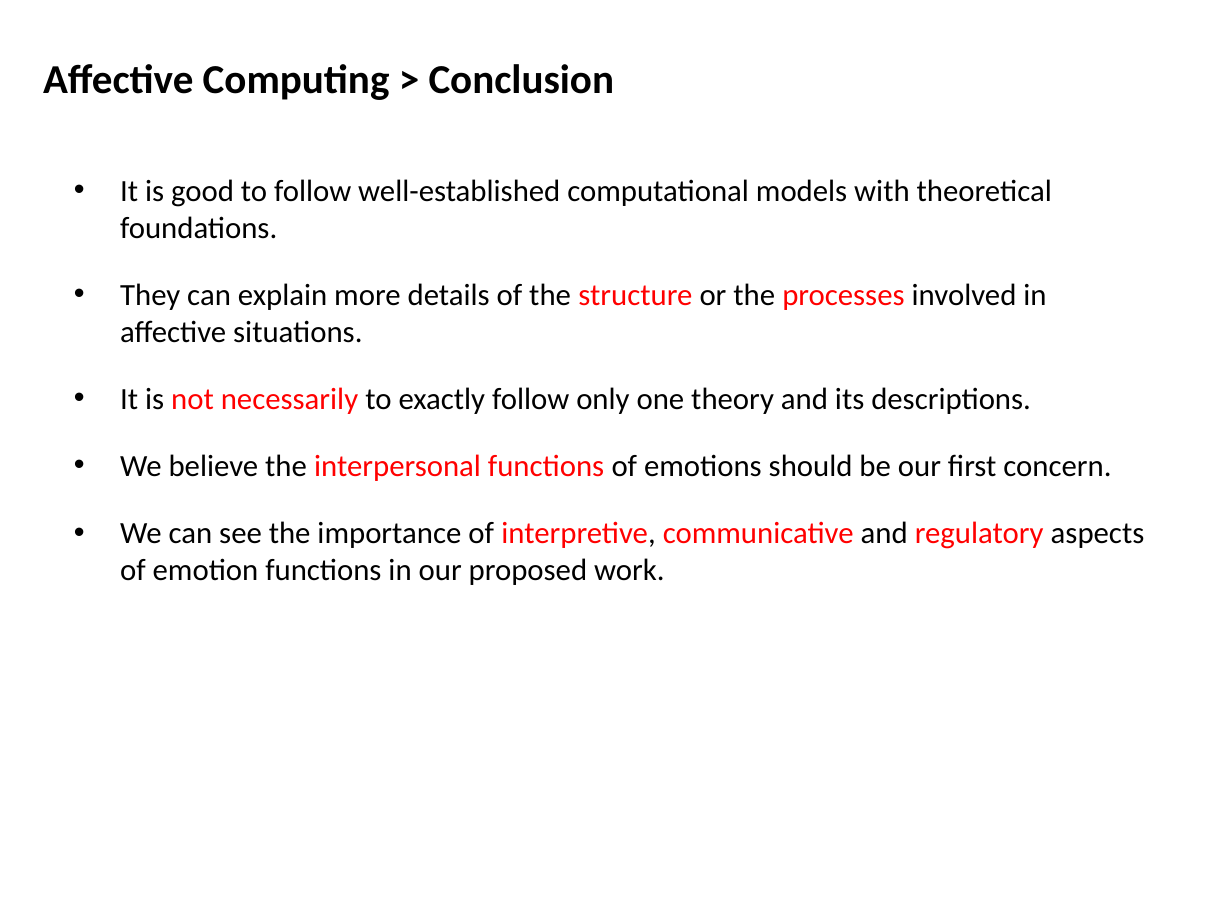
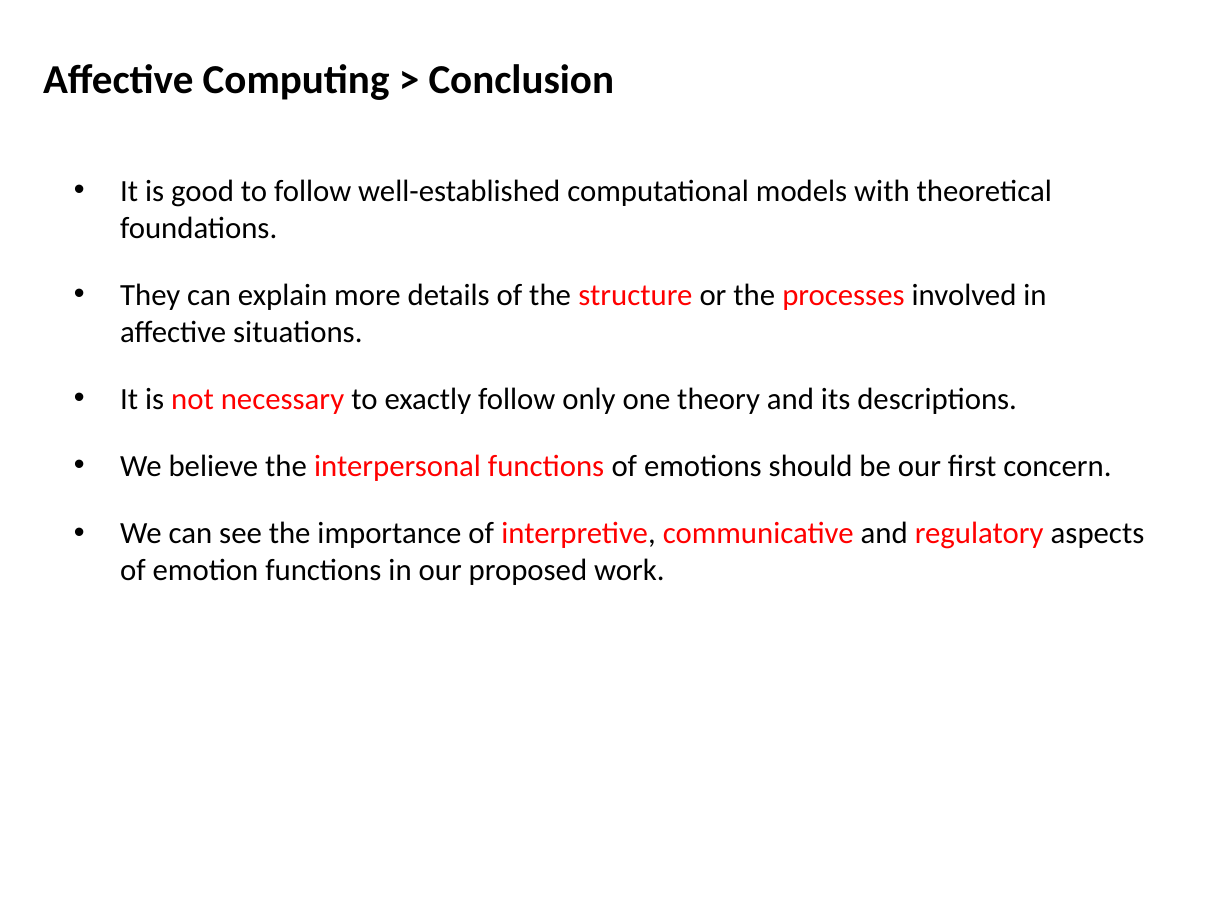
Before and after one commit to mshayganfar/CompExam1, a slide deck: slide 24 of presentation/PhD-comprehensive-exam-2.pptx. Drawn at 1232x924 pixels with LibreOffice and Linux fonts; fonts in the diff are those of the drawing. Boxes give left, top, right and bottom in pixels: in the first picture for what was removed or moved away, otherwise in the second. Text is boxed around its words. In the diff, an @@ line names an element or a change of style, - is before the commit and + after.

```diff
--- a/presentation/PhD-comprehensive-exam-2.pptx
+++ b/presentation/PhD-comprehensive-exam-2.pptx
@@ text at box(120, 387, 1017, 414): text changed @@
-• It is not necessarily to exactly follow only one theory and its descriptions.
+• It is not necessary to exactly follow only one theory and its descriptions.
```
Also in this commit, not shown: 6 other slides changed.
